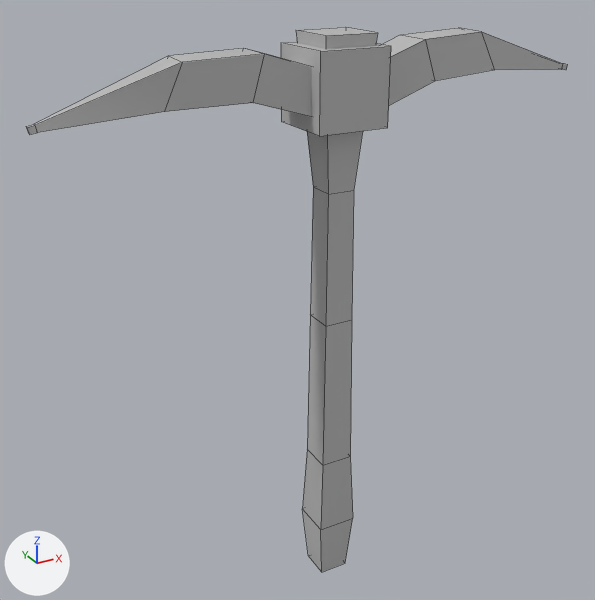
An edit to the FBX model SpelProjekt/Assets/Zascha/3D assets/pickaxe_attempt.fbx, drawn before and after from the same camera.
The view is the same before and after, from a camera (50 mm lens) standing at (-0.0559, -0.0917, 0.0772) and looking at (-0.0032, 0.0041, 0.0293). Lighting does not change. The marker at lower left points along +X, +Y and +Z. Mesh edges are drawn as thin lines. Where no turn or scale is listed for an object, it has been applied to the vertices.

The scene before the commit, as lines of its bpy script (objects in view):
```python
me_mesh = bpy.data.meshes.new('Mesh')
me_mesh.from_pydata(...)  # 72 vertices, 64 faces; spans x -0.0388..0.0389, y -0.005..0.005, z -0.043..0.0399
me_mesh.materials.append(mat_lambert1)  # grey #bcbcbc
ob_pcube8 = bpy.data.objects.new('pCube8', me_mesh)
ob_pcube8.location = (0.0003, 0.0, 0.0266)
```
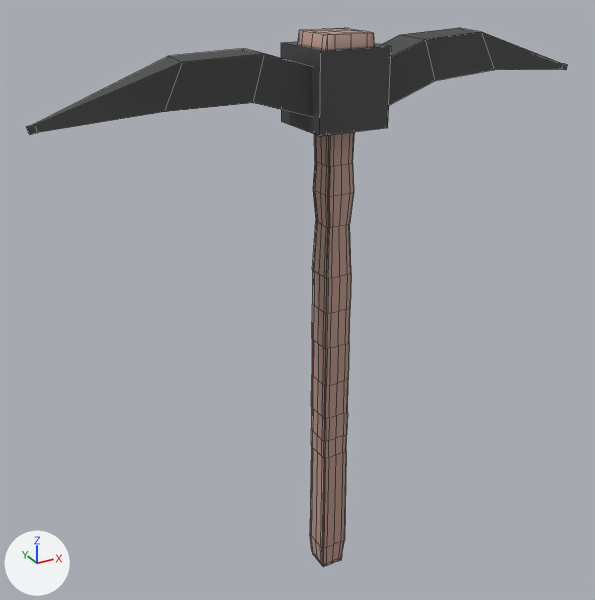
Location of each change, [x1, y1, x2, y2] in pixels of the pictures (595 x 600 px; the box of a moved part takes in the faces that stretch with it):
'pCube8', reshaped, moved
    before: [26, 27, 568, 572]
    after: [26, 28, 568, 567]
part 1 of me_mesh, moved or reshaped
    both: [281, 42, 391, 136]
part 2 of me_mesh, moved or reshaped
    both: [26, 49, 312, 135]
part 3 of me_mesh, moved or reshaped
    both: [381, 28, 568, 105]
part 4 of me_mesh, rebuilt
    before: [296, 27, 377, 572]
    after: [298, 28, 375, 567]

What the commit changed:
Material 'lambert2' (mat_lambert2) is new.
Its base color is (0.504, 0.321, 0.267) (beige #bc9a8d).
Material 'lambert3' (mat_lambert3) is new.
Its base color is (0.0601, 0.0601, 0.0601) (dark grey #454545).
Material 'blinn1' (mat_blinn1) is new.
Its base color is (0.0601, 0.0601, 0.0601) (dark grey #454545).
Its roughness is 0.749.
me_mesh is used by ob_pcube8; location (0.0003, 0.0, 0.0266).
me_mesh had 72 vertices, 64 faces and spanned x -0.0388..0.0389, y -0.005..0.005, z -0.043..0.0399.
me_mesh no longer uses material mat_lambert1 (grey #bcbcbc).
me_mesh now has 458 vertices, 450 faces and spans x -0.0388..0.0389, y -0.005..0.005, z -0.0427..0.0397.
me_mesh part 1: the loose piece of 8 vertices spanning x -0.0054..0.0047, y -0.005..0.005, z 0.0284..0.0384 is moved by (0.0, 0.0, -0.0003), in mat_lambert3 (dark grey #454545).
me_mesh part 2: the loose piece of 20 vertices spanning x -0.0388..-0.0023, y -0.0038..0.0028, z 0.0299..0.0382 is moved by (0.0, 0.0, -0.0003), in mat_blinn1 (dark grey #454545).
me_mesh part 3: the loose piece of 20 vertices spanning x 0.0022..0.0389, y -0.0029..0.0037, z 0.03..0.039 is moved by (0.0, 0.0, -0.0003), in mat_blinn1 (dark grey #454545).
me_mesh part 4: the loose piece of 24 vertices spanning x -0.004..0.0034, y -0.0037..0.0037, z -0.043..0.0399 is rebuilt with 410 vertices and now spans x -0.004..0.0034, y -0.0037..0.0037, z -0.0427..0.0397, in mat_lambert2 (beige #bc998d).
me_mesh now uses material mat_lambert2 (beige #bc9a8d).
me_mesh now uses material mat_lambert3 (dark grey #454545).
me_mesh now uses material mat_blinn1 (dark grey #454545).
Object 'pCube8' (ob_pcube8) moves from (0.0003, 0.0, 0.0266) to (0.0003, 0.0, 0.0269).
